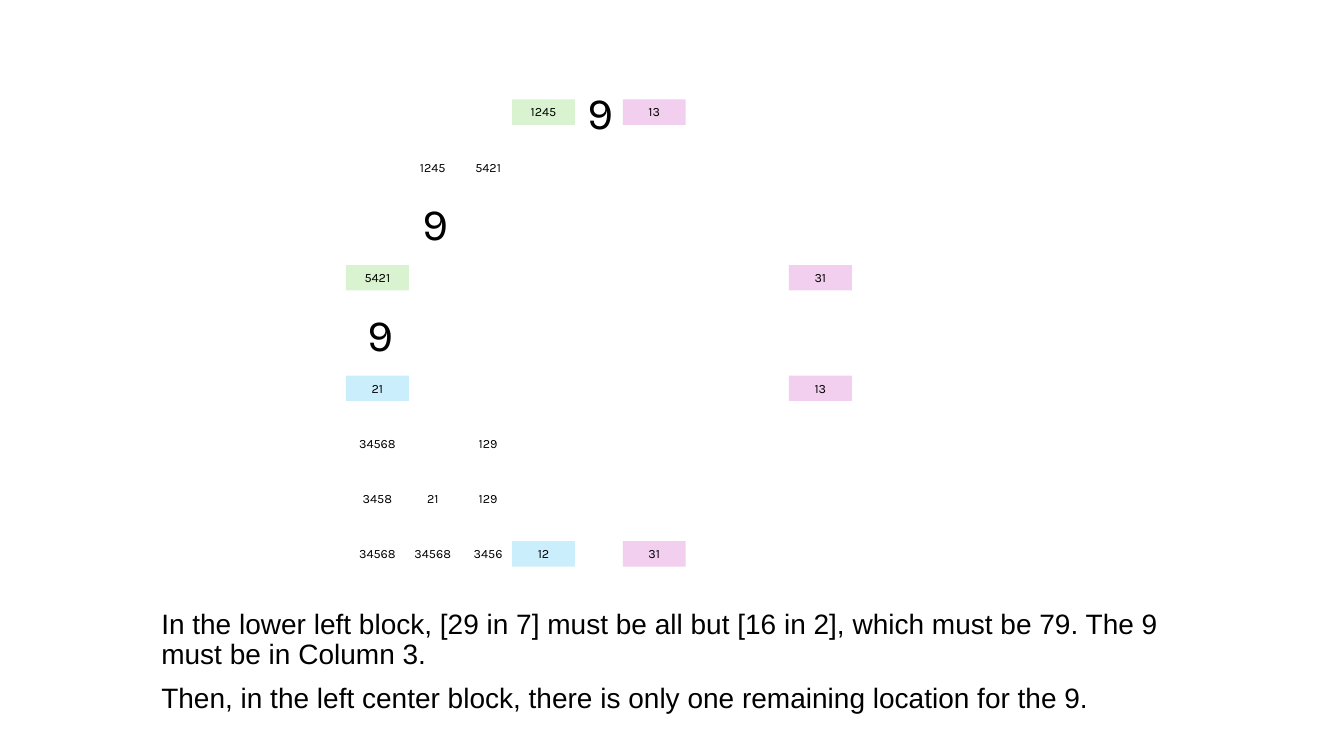
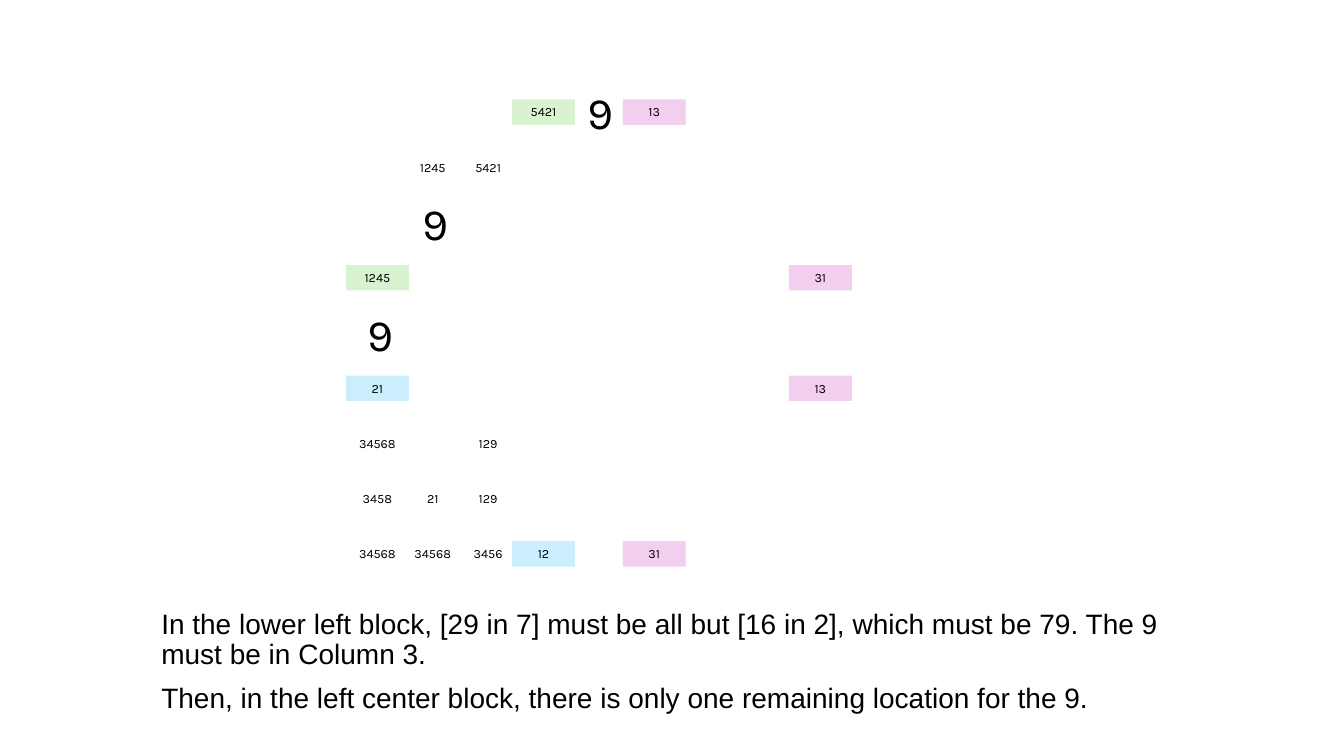
Before and after one commit to jhardis/WSJ_Number_Puzzles, a slide deck: slide 4 of 20260829_1.pptx. Drawn at 1344x756 pixels with LibreOffice and Linux fonts; fonts in the diff are those of the drawing; background and template pictures are left out. Boxes give left, top, right and bottom in pixels: in the first picture for what was removed or moved away, otherwise in the second. Text is boxed around its words. In the diff, an @@ line names an element or a change of style, - is before the commit and + after.

```diff
--- a/20260829_1.pptx
+++ b/20260829_1.pptx
@@ text in rectangle at <box>531,108,557,116</box>: text changed @@
-1245
+5421
@@ text in rectangle at <box>365,274,391,282</box>: text changed @@
-5421
+1245
```
Also in this commit, not shown: 23 other slides changed, 1 slide removed.
